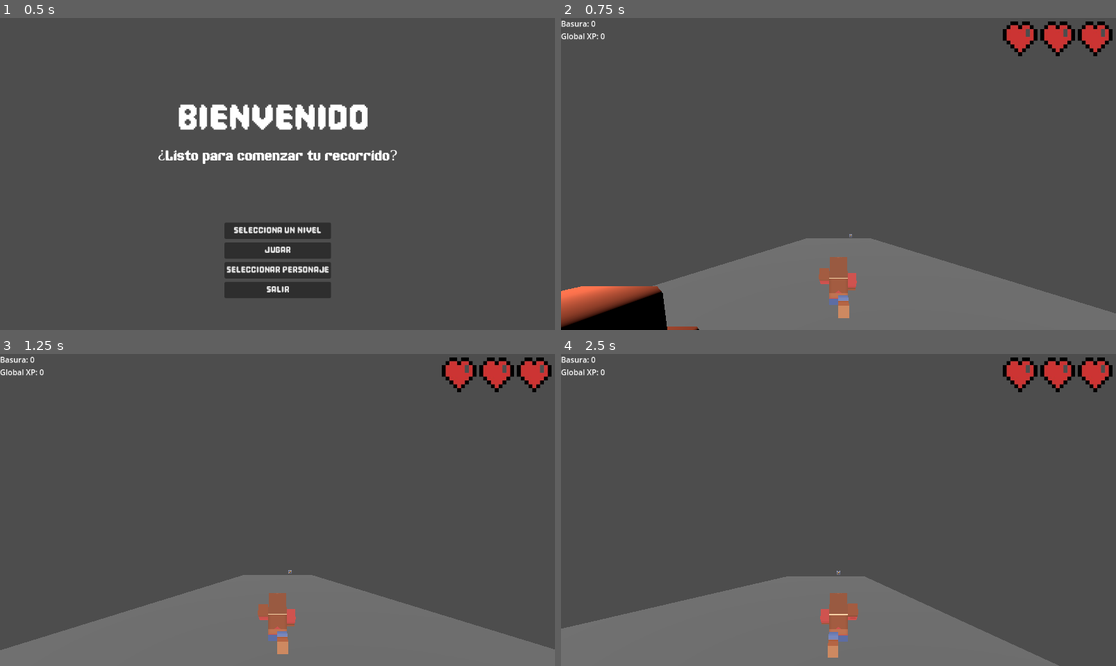
Above: before the commit, frames 1-4 (two rows, left to right).
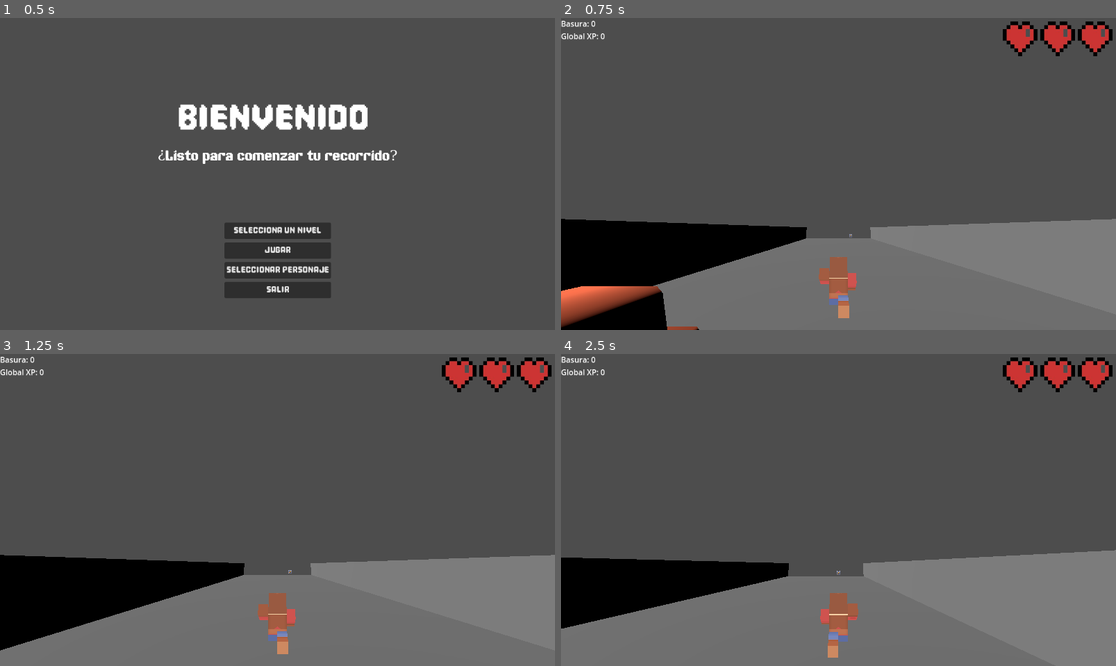
Above: after the commit, the same moments.

Repository: Ilesandres/game-recolections
Game: Godot game, scene res://src/UI/MainMenu.tscn
Two runs of this game, one before a commit and one after it. Both use one fixed random seed, a clock stepped at 60 frames per second and the inputs below.
Inputs:
- Up to frame 1 (0.5 s): no input
- Up to frame 2 (0.75 s): click "Jugar" at 0.5 s
- Up to frame 3 (1.25 s): no input
- Up to frame 4 (2.5 s): tap Enter (ui_accept) at 1.25, 1.52, 2.27 s; hold Right (ui_right) 1.28-2.03 s; hold Down (ui_down) from 2.03 s (still down)

Frame 1 is identical in both runs. In frame 2, 14% of the frame differs, in the area x 0-100%, y 64-95%; in frame 3, 15%; in frame 4, 16%, in the area x 0-100%, y 62-100%.

Commit message:
agregar bordes a la pista de partida

Diff:
--- a/scenes/world/chunk_template.tscn
+++ b/scenes/world/chunk_template.tscn
@@ -1,10 +1,16 @@
-[gd_scene load_steps=3 format=3 uid="uid://bpdqgn40dhdh2"]
+[gd_scene load_steps=5 format=3 uid="uid://bpdqgn40dhdh2"]
 
 [sub_resource type="BoxMesh" id="BoxMesh_ivbto"]
 size = Vector3(30, 0.1, 60)
 
 [sub_resource type="BoxShape3D" id="BoxShape3D_ivbto"]
 size = Vector3(30, 0.005, 60)
+
+[sub_resource type="BoxMesh" id="BoxMesh_g7200"]
+size = Vector3(0.2, 5, 60)
+
+[sub_resource type="BoxMesh" id="BoxMesh_gm5vj"]
+size = Vector3(0.2, 5, 60)
 
 [node name="Chunk" type="Node3D"]
 
@@ -27,6 +33,14 @@
 [node name="DespawnPoint" type="Marker3D" parent="Floor"]
 transform = Transform3D(1, 0, 0, 0, 1, 0, 0, 0, 1, 0, 0, 30)
 
+[node name="BorderRight" type="MeshInstance3D" parent="Floor"]
+transform = Transform3D(1, 0, 0, 0, 1, 0, 0, 0, 1, 15, 2.5, 0)
+mesh = SubResource("BoxMesh_g7200")
+
+[node name="BorderLeft" type="MeshInstance3D" parent="Floor"]
+transform = Transform3D(1, 0, 0, 0, 1, 0, 0, 0, 1, -15, 2.5, 0)
+mesh = SubResource("BoxMesh_gm5vj")
+
 [node name="ObstaclePoints" type="Node3D" parent="."]
 
 [node name="Point1" type="Marker3D" parent="ObstaclePoints"]
